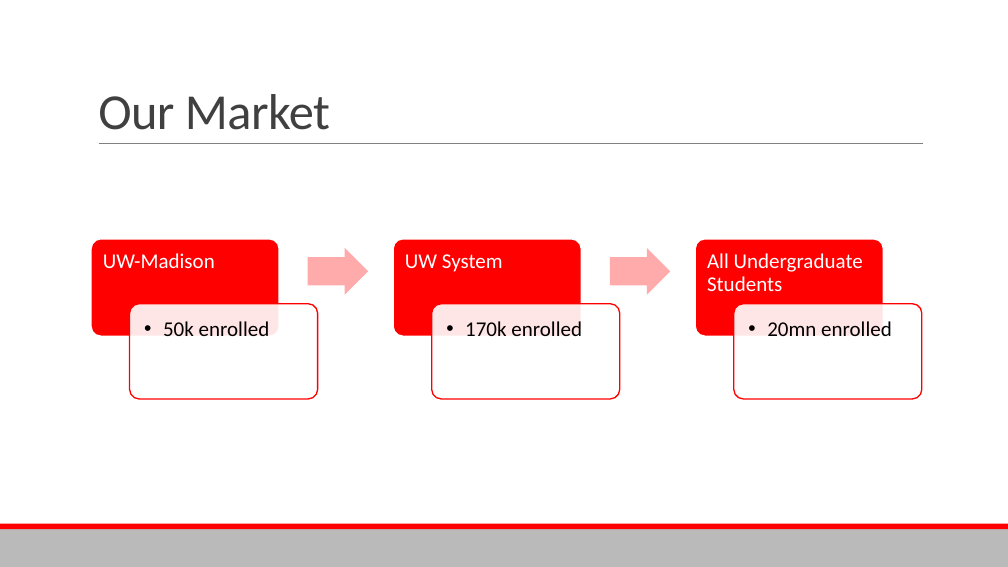
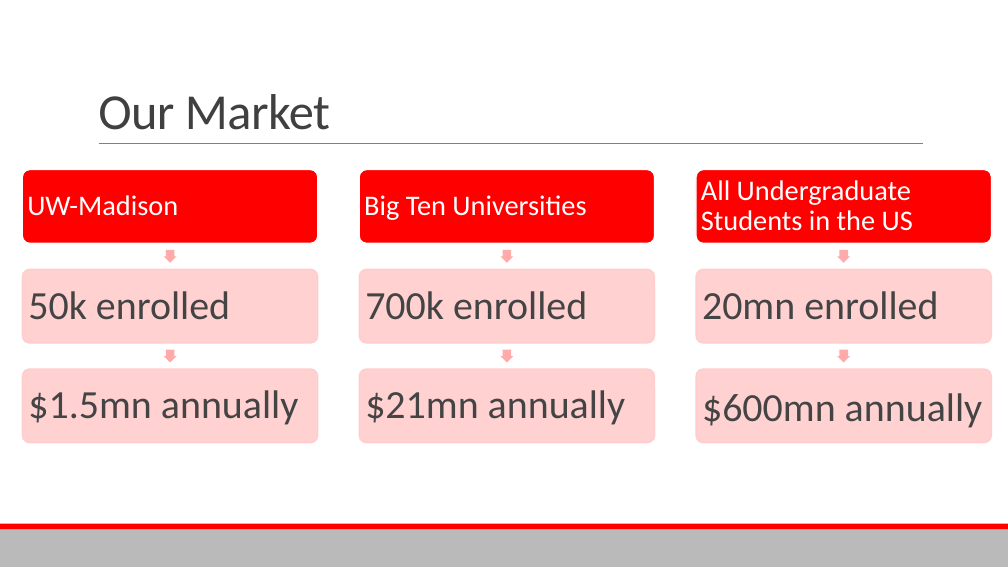
Before and after one commit to Aaryush1/Univise, a slide deck: slide 4 of Pitch_Deck.pptx. Drawn at 1008x567 pixels with LibreOffice and Linux fonts; fonts in the diff are those of the drawing. Boxes give left, top, right and bottom in pixels: in the first picture for what was removed or moved away, otherwise in the second. Text is boxed around its words. In the diff, an @@ line names an element or a change of style, - is before the commit and + after.

```diff
--- a/Pitch_Deck.pptx
+++ b/Pitch_Deck.pptx
@@ rounded rectangle: place and size @@
-rounded rectangle at bbox=[91, 239, 280, 337]
+rounded rectangle at bbox=[23, 169, 318, 243]
@@ text "UW-Madison": place and size @@
-text "UW-Madison" at bbox=[103, 253, 215, 268]
+text "UW-Madison" at bbox=[27, 195, 178, 216]
@@ text "UW-Madison" at bbox=[27, 195, 178, 216]: size 20 to 27 pt; more space between paragraphs; vertical alignment top to middle @@
@@ rounded rectangle: place and size @@
-rounded rectangle at bbox=[393, 239, 582, 337]
+rounded rectangle at bbox=[359, 169, 655, 243]
@@ rounded rectangle: place and size @@
-rounded rectangle at bbox=[696, 239, 884, 337]
+rounded rectangle at bbox=[696, 169, 992, 243]
@@ text "All Undergraduate Students in the ..." at bbox=[701, 180, 913, 231]: vertical alignment top to middle @@
@@ text at bbox=[701, 180, 913, 231]: text changed; size 20 to 27 pt @@
-All Undergraduate Students
+All Undergraduate Students in the US
@@ text "50k enrolled": place and size @@
-text "50k enrolled" at bbox=[163, 321, 270, 336]
+text "50k enrolled" at bbox=[28, 291, 230, 320]
@@ text "50k enrolled" at bbox=[28, 291, 230, 320]: size 20 to 38 pt, text colour #000000 to #444444; bullet • to none; list level 2 to 1 in "50k enrolled"; vertical alignment top to middle @@
@@ text "700k enrolled" at bbox=[365, 291, 587, 320]: vertical alignment top to middle @@
@@ text at bbox=[365, 291, 587, 320]: text changed; size 20 to 38 pt; text colour #000000 to #444444 @@
-  • 170k enrolled
+700k enrolled
@@ text "20mn enrolled": place and size @@
-text "20mn enrolled" at bbox=[767, 321, 892, 336]
+text "20mn enrolled" at bbox=[702, 291, 938, 320]
@@ text "20mn enrolled" at bbox=[702, 291, 938, 320]: size 20 to 38 pt, text colour #000000 to #444444; bullet • to none; list level 2 to 1 in "20mn enrolled"; vertical alignment top to middle @@
@@ group removed at bbox=[129, 248, 923, 399]: 3 rounded rectangles, 2 right arrows, 1 text @@
-UW System
@@ group added at bbox=[23, 195, 992, 443]: 6 right arrows, 6 rounded rectangles, 4 texts @@
+$1.5mn annually
+Big Ten Universities
+$21mn annually
+$600mn annually
```
Also in this commit, not shown: 2 other slides changed, 1 slide removed.
